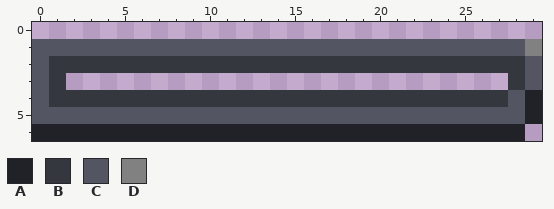
Two versions of one pixel-art file, gfx/unit/bar_over.aseprite. That is the earlier state.
30x7 pixels, 1 frame.
Palette (. is transparent): A #212227  B #35373f  C #535662  D #818181
Once edited:
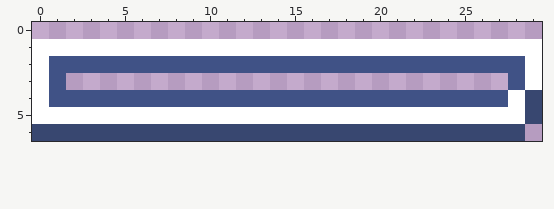
The exact change:
Colour A changes from #212227 to #384770.
Colour B changes from #35373f to #405286.
Colour C changes from #535662 to #ffffff.
Colour D gives way to colour C in row 1 at x 29.
